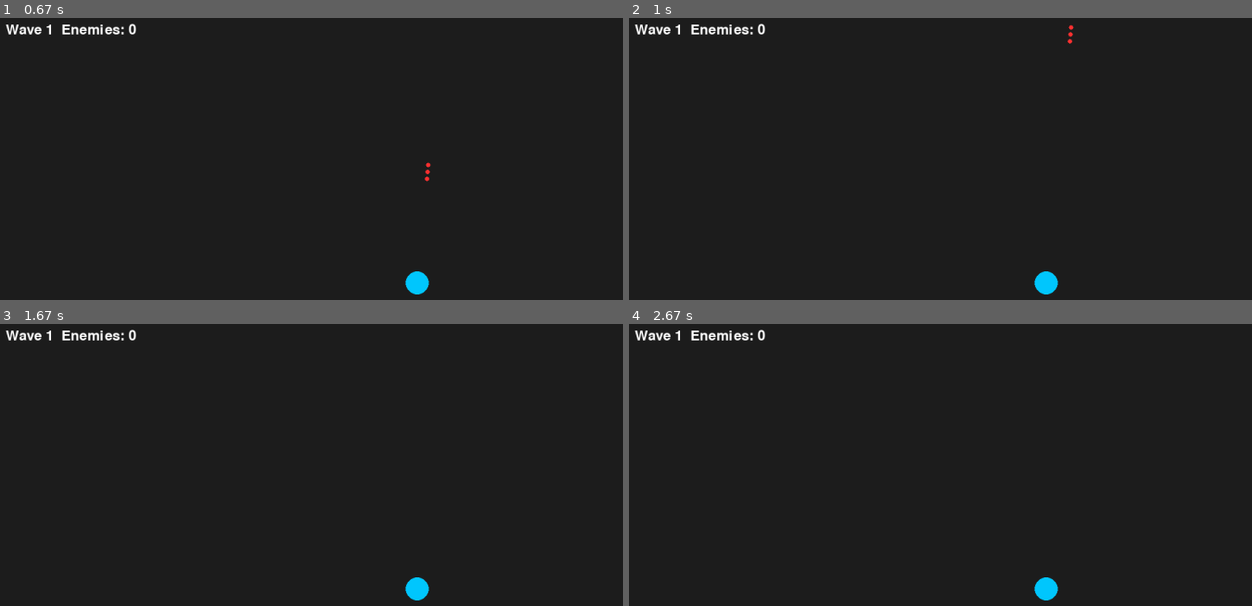
Above: before the commit, frames 1-4 (two rows, left to right).
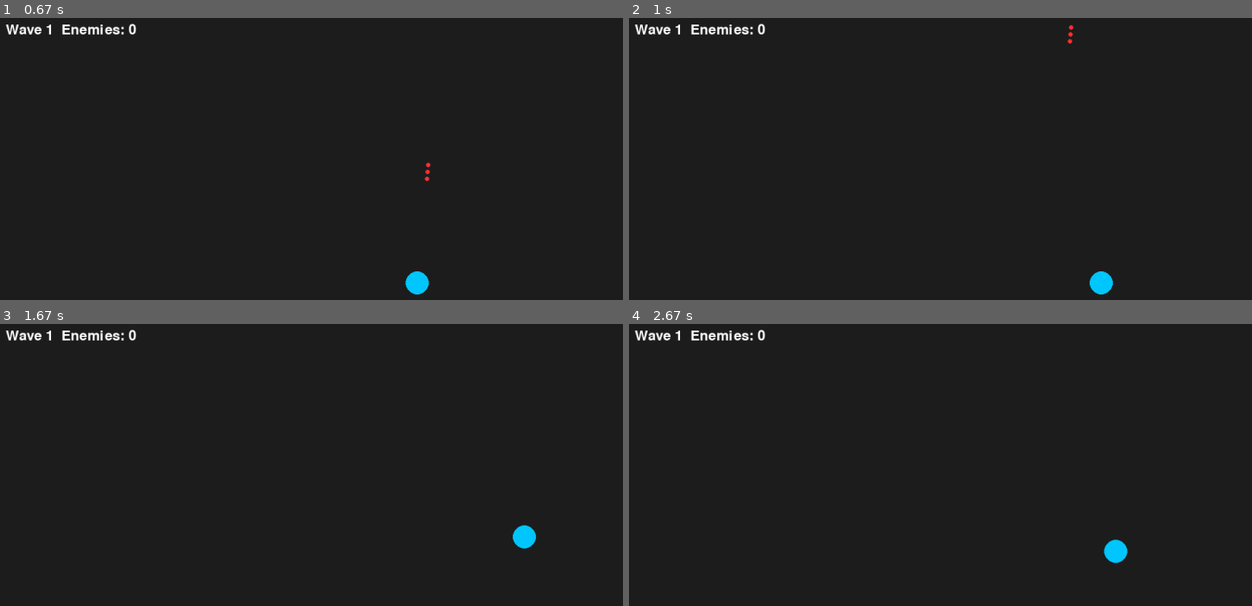
Above: after the commit, the same moments.

Repository: heroa028/Pygame_Fordypning
Game: pygame game, started from Kode/hoved.py
The game is run twice, just before and just after one commit, with the same random seed, the same clock (stepped at 60 frames per second) and the same inputs.
Inputs (mouse positions are in pixels of both pictures, inside the frame that each line leads up to):
- Up to frame 1 (0.67 s): click "Play" at 0.38 s
- Up to frame 2 (1 s): hold Right from 0.67 s (still down); move the mouse to (outside the picture) at 0.7 s
- Up to frame 3 (1.67 s): release Right at 1.13 s; hold Up 1.17-1.47 s; hold Right from 1.5 s (still down)
- Up to frame 4 (2.67 s): release Right at 1.97 s; hold Left 2-2.53 s; hold Down from 2.57 s (still down)

Frame 1 is identical in both runs. In frame 2, 0.5% of the frame differs, in the area x 65-78%, y 89-99%; in frame 3, 0.5%, in the area x 65-87%, y 71-99%; in frame 4, 0.5%.

Commit message:
La til at man kan styre figuren med både WASD og Piltastene

Diff:
--- a/Kode/hoved.py
+++ b/Kode/hoved.py
@@ -164,6 +164,14 @@
                 player_x += speed
         if keys[pygame.K_a]:
                 player_x -= speed
+        if keys[pygame.K_UP]:
+                player_y -= speed
+        if keys[pygame.K_DOWN]:
+                player_y += speed
+        if keys[pygame.K_RIGHT]:
+                player_x += speed
+        if keys[pygame.K_LEFT]:
+                player_x -= speed
     # Move bullets
     # Denne beveger kulene i riktig retining og sletter de når de forsvinner av skjermen.
     for bullet in bullets[:]:
